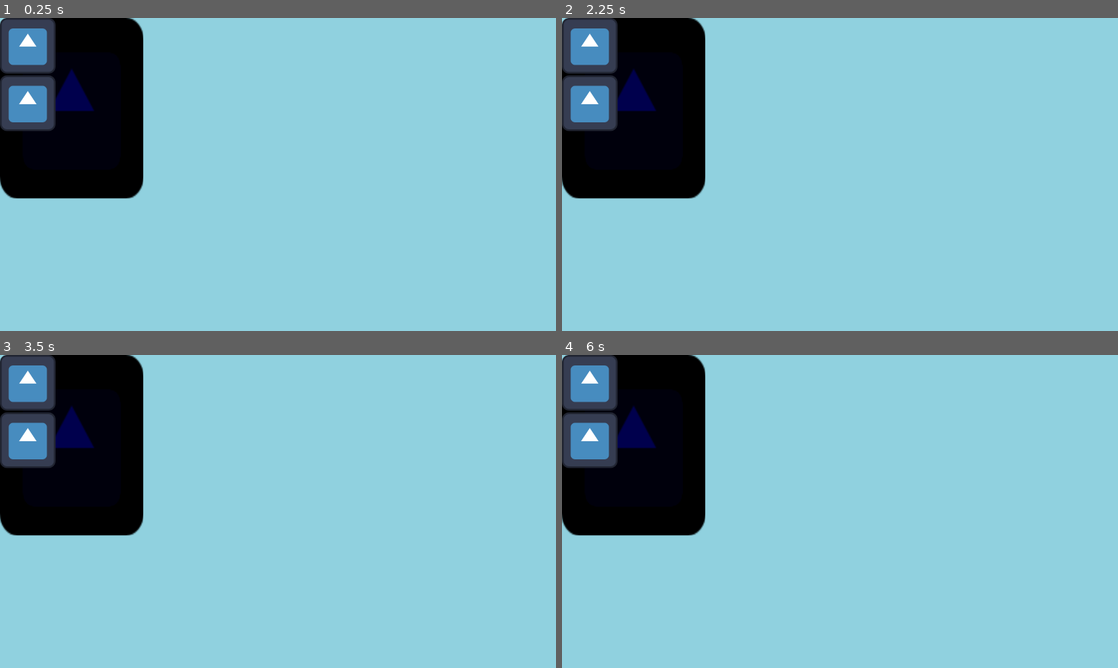
Above: before the commit, frames 1-4 (two rows, left to right).
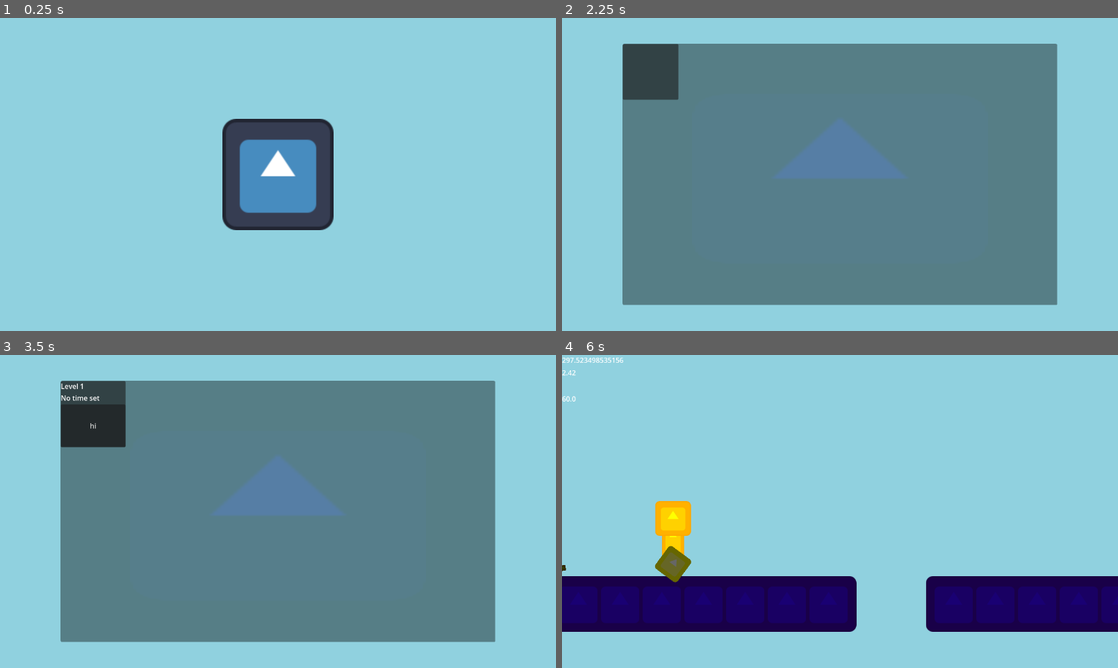
Above: after the commit, the same moments.

Repository: Penguinja8/godot-icon-game
Game: Godot game, scene res://main/main.tscn
Same seed, same stepped clock (60 frames per second), same inputs: the game is played once before the commit and once after it. The engine's default icon, where the game draws it, is replaced by a stand-in: a white triangle on a blue panel in a dark square.
Inputs (mouse positions are in pixels of both pictures, inside the frame that each line leads up to):
- Up to frame 1 (0.25 s): no input
- Up to frame 2 (2.25 s): click (634, 46) at 0.52 s; click (634, 102) at 1.27 s; click (840, 174) at 2.02 s
- Up to frame 3 (3.5 s): click (88, 408) at 2.77 s
- Up to frame 4 (6 s): click (656, 426) at 3.5 s, where only the run after the commit has a clickable "hi"; hold D (right) 4.28-5.78 s; tap Space (jump) at 4.52, 5.27 s; hold A (left) from 5.78 s (still down)

The runs differ from the first frame. In frame 1, 22% of the frame differs, in the area x 0-60%, y 0-68%; in frame 2, 73%, in the area x 0-90%, y 0-92%; in frame 3, 73%; in frame 4, 31%.

Commit message:
basic functioning ui

Diff:
--- /dev/null
+++ b/UI/UI.tres
@@ -0,0 +1,14 @@
+[gd_resource type="Theme" format=3 uid="uid://bqvfjbcxflbrh"]
+
+[sub_resource type="StyleBoxEmpty" id="StyleBoxEmpty_xvyh0"]
+
+[sub_resource type="StyleBoxEmpty" id="StyleBoxEmpty_en18w"]
+
+[sub_resource type="StyleBoxEmpty" id="StyleBoxEmpty_28aw6"]
+
+[resource]
+Button/colors/icon_hover_color = Color(0.48805428, 0.48805398, 0.48805374, 1)
+Button/colors/icon_pressed_color = Color(0.24115604, 0.24115604, 0.24115604, 1)
+Button/styles/hover = SubResource("StyleBoxEmpty_xvyh0")
+Button/styles/normal = SubResource("StyleBoxEmpty_en18w")
+Button/styles/pressed = SubResource("StyleBoxEmpty_28aw6")
--- a/main/game_state.gd
+++ b/main/game_state.gd
@@ -2,6 +2,7 @@
 
 var best_times = {}
 var level_timer = 0.0
+var current_level_name: String
 
 func _process(delta):
 	level_timer += delta
--- a/main/level_complete_screen.gd
+++ b/main/level_complete_screen.gd
@@ -2,4 +2,13 @@
 
 func _ready():
 	var clear_time = GameState.get_level_timer()
+	if GameState.current_level_name not in GameState.best_times.keys():
+		GameState.best_times[GameState.current_level_name] = clear_time
+	else:
+		if clear_time < GameState.best_times[GameState.current_level_name]:
+			GameState.best_times[GameState.current_level_name] = clear_time
 	$Time.text = str(snappedf(clear_time, 0.01))
+
+
+func _on_to_level_select_pressed() -> void:
+	get_tree().change_scene_to_file("res://main/level_select.tscn")
--- a/main/level_complete_screen.tscn
+++ b/main/level_complete_screen.tscn
@@ -11,3 +11,11 @@
 layout_mode = 0
 offset_right = 40.0
 offset_bottom = 23.0
+
+[node name="ToLevelSelect" type="Button" parent="." unique_id=2029967017]
+layout_mode = 0
+offset_right = 8.0
+offset_bottom = 8.0
+text = "Go back"
+
+[connection signal="pressed" from="ToLevelSelect" to="." method="_on_to_level_select_pressed"]
--- /dev/null
+++ b/main/level_select.gd
@@ -0,0 +1,10 @@
+extends CenterContainer
+
+
+func _ready():
+	for button in $PanelContainer/BoxContainer.get_children():
+		button.get_node("Panel/VBox/StartButton").pressed.connect(_go_to_scene.bind(button.level_path, button.level_name))
+
+func _go_to_scene(path, level_name):
+	GameState.current_level_name = level_name
+	get_tree().change_scene_to_file(path)
--- a/main/level_select.tscn
+++ b/main/level_select.tscn
@@ -1,24 +1,32 @@
 [gd_scene format=3 uid="uid://cxc2xwb7l57as"]
 
 [ext_resource type="Shader" uid="uid://b0o7mbf4m2uwh" path="res://main/panel.gdshader" id="1_4tpfh"]
+[ext_resource type="Script" uid="uid://i40oe76r8hj7" path="res://main/level_select.gd" id="1_h3dpf"]
 [ext_resource type="Texture2D" uid="uid://dv7bgq7326o57" path="res://icon.svg" id="2_r4itp"]
+[ext_resource type="PackedScene" uid="uid://nlnci3nhe54s" path="res://main/level_select_button.tscn" id="4_q0wi5"]
 
 [sub_resource type="ShaderMaterial" id="ShaderMaterial_nymmr"]
 shader = ExtResource("1_4tpfh")
 shader_parameter/my_texture = ExtResource("2_r4itp")
 
-[node name="LevelSelect" type="Control" unique_id=223753041]
-layout_mode = 3
+[node name="LevelSelect" type="CenterContainer" unique_id=158959614]
 anchors_preset = 15
 anchor_right = 1.0
 anchor_bottom = 1.0
 grow_horizontal = 2
 grow_vertical = 2
+script = ExtResource("1_h3dpf")
 
 [node name="PanelContainer" type="PanelContainer" parent="." unique_id=354181114]
 material = SubResource("ShaderMaterial_nymmr")
-layout_mode = 0
-offset_left = 140.0
-offset_top = 110.0
-offset_right = 1140.0
-offset_bottom = 610.0
+custom_minimum_size = Vector2(1000, 600)
+layout_mode = 2
+
+[node name="BoxContainer" type="GridContainer" parent="PanelContainer" unique_id=1501707588]
+layout_mode = 2
+columns = 6
+
+[node name="LevelSelectButton" parent="PanelContainer/BoxContainer" unique_id=1425155114 instance=ExtResource("4_q0wi5")]
+layout_mode = 2
+level_path = "res://levels/level1.tscn"
+level_name = "Level 1"
--- /dev/null
+++ b/main/level_select_button.gd
@@ -0,0 +1,17 @@
+extends Control
+
+
+@export var level_path: String
+@export var level_name: String
+
+func _ready():
+	$Panel/VBox/LevelName.text = level_name
+	if level_name in GameState.best_times.keys():
+		$Panel/VBox/BestTime.text = "Best Time: " + str(snapped(GameState.best_times[level_name],0.01))
+	else:
+		$Panel/VBox/BestTime.text = "No time set"
+
+
+func _on_show_panel_pressed() -> void:
+	$ShowPanel.visible = false
+	$Panel.visible = true
--- /dev/null
+++ b/main/level_select_button.tscn
@@ -0,0 +1,42 @@
+[gd_scene format=3 uid="uid://nlnci3nhe54s"]
+
+[ext_resource type="Script" uid="uid://4cf1iv6h32bc" path="res://main/level_select_button.gd" id="1_6n8r7"]
+
+[node name="LevelSelectButton" type="Control" unique_id=1425155114]
+layout_mode = 3
+anchors_preset = 15
+anchor_right = 1.0
+anchor_bottom = 1.0
+grow_horizontal = 2
+grow_vertical = 2
+script = ExtResource("1_6n8r7")
+
+[node name="ShowPanel" type="Button" parent="." unique_id=2035545678]
+custom_minimum_size = Vector2(128, 128)
+layout_mode = 0
+offset_right = 8.0
+offset_bottom = 8.0
+
+[node name="Panel" type="PanelContainer" parent="." unique_id=768747991]
+visible = false
+layout_mode = 0
+offset_right = 149.0
+offset_bottom = 152.0
+
+[node name="VBox" type="VBoxContainer" parent="Panel" unique_id=692581042]
+layout_mode = 2
+alignment = 1
+
+[node name="LevelName" type="Label" parent="Panel/VBox" unique_id=1931114983]
+layout_mode = 2
+
+[node name="BestTime" type="Label" parent="Panel/VBox" unique_id=203773119]
+layout_mode = 2
+text = "Best Time:"
+
+[node name="StartButton" type="Button" parent="Panel/VBox" unique_id=1562045442]
+layout_mode = 2
+size_flags_vertical = 3
+text = "hi"
+
+[connection signal="pressed" from="ShowPanel" to="." method="_on_show_panel_pressed"]
--- /dev/null
+++ b/main/main.gd
@@ -0,0 +1,5 @@
+extends CenterContainer
+
+
+func _on_start_pressed() -> void:
+	get_tree().change_scene_to_file("res://main/level_select.tscn")
--- a/main/main.tscn
+++ b/main/main.tscn
@@ -1,29 +1,18 @@
 [gd_scene format=3 uid="uid://bc5jgn1l7asty"]
 
 [ext_resource type="Texture2D" uid="uid://dv7bgq7326o57" path="res://icon.svg" id="1_53q0u"]
-[ext_resource type="Shader" uid="uid://b0o7mbf4m2uwh" path="res://main/panel.gdshader" id="1_pjrb6"]
+[ext_resource type="Script" uid="uid://bu3vfm2450wx0" path="res://main/main.gd" id="1_xwkvk"]
+[ext_resource type="Theme" uid="uid://bqvfjbcxflbrh" path="res://UI/UI.tres" id="2_xwkvk"]
 
-[sub_resource type="ShaderMaterial" id="ShaderMaterial_xwkvk"]
-shader = ExtResource("1_pjrb6")
-shader_parameter/my_texture = ExtResource("1_53q0u")
+[node name="Main" type="CenterContainer" unique_id=2034895556]
+custom_minimum_size = Vector2(1280, 720)
+script = ExtResource("1_xwkvk")
 
-[node name="Main" type="Control" unique_id=1806337700]
-layout_mode = 3
-anchors_preset = 0
+[node name="Start" type="Button" parent="." unique_id=2130399097]
+custom_minimum_size = Vector2(256, 256)
+layout_mode = 2
+theme = ExtResource("2_xwkvk")
+icon = ExtResource("1_53q0u")
+expand_icon = true
 
-[node name="Panel" type="PanelContainer" parent="." unique_id=6331939]
-material = SubResource("ShaderMaterial_xwkvk")
-layout_mode = 0
-offset_right = 330.0
-offset_bottom = 415.0
-
-[node name="VBoxContainer" type="VBoxContainer" parent="Panel" unique_id=1034047247]
-layout_mode = 2
-
-[node name="TextureButton" type="TextureButton" parent="Panel/VBoxContainer" unique_id=2061405480]
-layout_mode = 2
-texture_normal = ExtResource("1_53q0u")
-
-[node name="TextureButton2" type="TextureButton" parent="Panel/VBoxContainer" unique_id=1331966487]
-layout_mode = 2
-texture_normal = ExtResource("1_53q0u")
+[connection signal="pressed" from="Start" to="." method="_on_start_pressed"]
--- a/main/panel.gdshader
+++ b/main/panel.gdshader
@@ -11,4 +11,5 @@
 	COLOR.b -= 0.7;
 	COLOR.g = 0.0;
 	COLOR.r = 0.0;
+	COLOR.a = 0.4;
 }
Not shown, added: main/level_select.gd.uid
Not shown, added: main/level_select_button.gd.uid
Not shown, added: main/main.gd.uid
